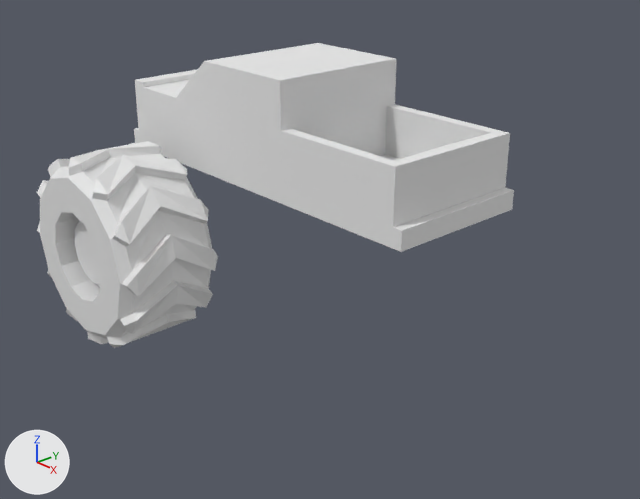
One commit to the Blender file Blender/monstercar_01.blend: the scene before it, then after it.
Rendered twice from a camera (50 mm lens) standing at (20.06, -17.2, 10.3) and looking at (1.06, -0.19, -0.57). Arrows for +X, +Y and +Z are at lower left; the lights stay in place.
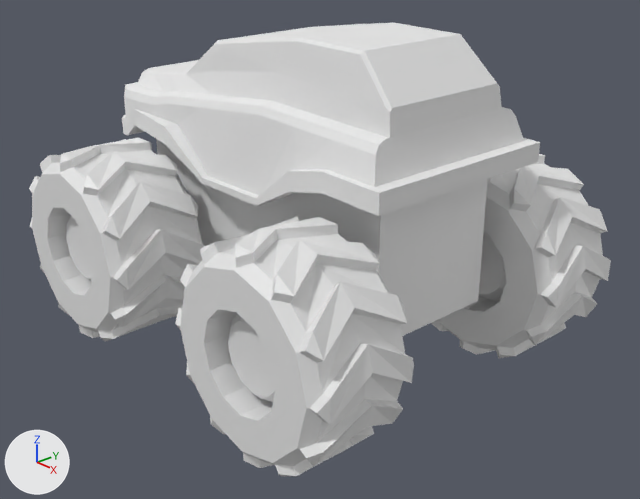
Changed parts and their boxes (x1, y1, x2, y2) in the pictures (640 x 499 px):
'Cube', reshaped, moved (10% wider, 8% shorter): before (134, 43, 514, 252); after (122, 23, 540, 216)
'Wheel 02', added: after (175, 216, 414, 476)
'Cylinder', moved (not visible afterwards): before (37, 141, 218, 348)
'Wheel 01', added: after (29, 138, 205, 342)
'Wheel 02.001', added: after (431, 154, 611, 358)
'Cube.001', added: after (156, 139, 488, 336)

Edits to the bpy script that builds the scene:
```text
Change me_cube:
    used by ob_cube; location = (0.0, 0.0, 0.0)
    remove me_cube.from_pydata(...)  # 86 vertices, 76 faces; spans x -6.16..6.36, y -2.25..0.0, z 1.63..5.15
    add me_cube.from_pydata(...)  # 158 vertices, 144 faces; spans x -6.39..6.44, y -3.15..0.0, z 2.16..6.65
    me_cube part 1: the whole mesh is rebuilt
Add me_cube_001:
    me_cube_001.from_pydata(...)  # a box spanning x -5.23..5.23, y -2.13..2.13, z -2.42..2.42
Change ob_cylinder:
    ob_cylinder.location: (-3.6, -4.4, -0.64) -> (-4.15, 4.39, -0.64)
Change ob_cube:
    ob_cube.location: (0.0, 0.0, 0.0) -> (0.0, 0.0, -0.37)
Add ob_wheel_01:
    ob_wheel_01 = bpy.data.objects.new('Wheel 01', me_cylinder)
    ob_wheel_01.location = (-4.15, -4.4, -0.64)
    ob_wheel_01.rotation_euler = (1.571, 0.0, 0.0)  # degrees (90, 0, 0)
    _m = ob_wheel_01.modifiers.new('Mirror', 'MIRROR')
    _m.use_axis = (False, False, True)
Add ob_wheel_02:
    ob_wheel_02 = bpy.data.objects.new('Wheel 02', me_cylinder.copy())  # the mesh of ob_cylinder
    ob_wheel_02.location = (4.58, -4.4, -0.87)
    ob_wheel_02.rotation_euler = (1.571, 0.0, 0.0)  # degrees (90, 0, 0)
    _m = ob_wheel_02.modifiers.new('Mirror', 'MIRROR')
    _m.use_axis = (False, False, True)
Add ob_cube_001:
    ob_cube_001 = bpy.data.objects.new('Cube.001', me_cube_001)
    ob_cube_001.location = (0.29, 0.0, 0.95)
Add ob_wheel_02_001:
    ob_wheel_02_001 = bpy.data.objects.new('Wheel 02.001', me_cylinder.copy())  # the mesh of ob_cylinder
    ob_wheel_02_001.location = (4.58, 4.39, -0.87)
    ob_wheel_02_001.rotation_euler = (1.571, 0.0, 0.0)  # degrees (90, 0, 0)
    _m = ob_wheel_02_001.modifiers.new('Mirror', 'MIRROR')
    _m.use_axis = (False, False, True)
```
